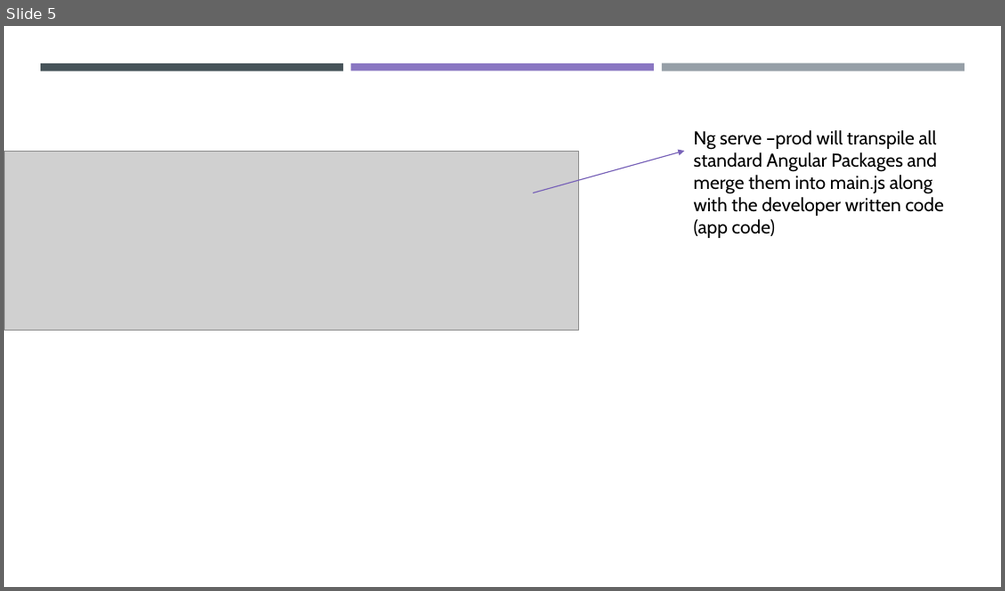
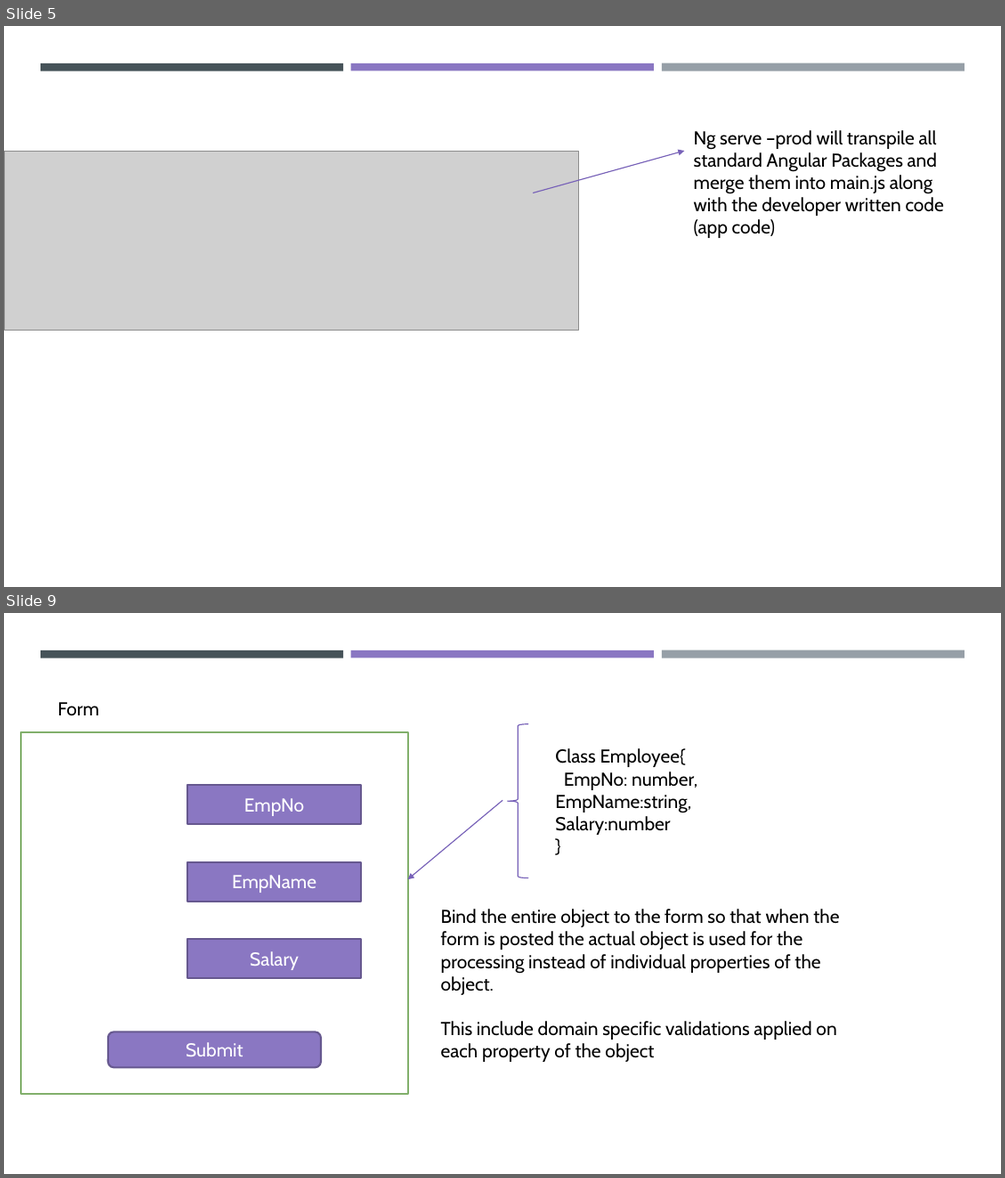
Before and after one commit to maheshsabnis/ngfinastra, a slide deck: Training_Diagrams.pptx. Shown one above the other, each under a label of ours: slide 5 before the commit, slides 5 and 9 after it; the slides between them are not shown. The pictures are 1005x591 and 1005x1178 pixels, drawn with LibreOffice and Linux fonts; fonts in the diff are those of the drawing; grey boxes stand for pictures. Boxes give left, top, right and bottom in pixels: in the first picture for what was removed or moved away, otherwise in the second. Text is boxed around its words. In the diff, an @@ line names an element or a change of style, - is before the commit and + after.

```diff
--- a/Training_Diagrams.pptx
+++ b/Training_Diagrams.pptx
@@ slide 9 added at (4, 613, 1001, 1174), background #FFFFFF; not listed: 3 template elements that a slide beside it also shows @@
@@ text added at (57, 702, 99, 715), 18 pt, text #000000 @@
+Form
@@ rectangle added at (21, 732, 408, 1094), fill #FFFFFF, outline #81AF6B 1.75 pt @@
@@ left brace added at (507, 723, 528, 877), outline #7761B8 1 pt @@
@@ text added at (555, 748, 697, 835), 18 pt, text #000000 @@
+Class Employee{
+EmpNo: number,
+EmpName:string,
+Salary:number
+}
@@ rectangle added at (188, 785, 361, 824), fill #8A77C2, outline #665890 1.75 pt, 18 pt, text #FFFFFF @@
+EmpNo
@@ arrow added from (502, 800) to (408, 879), #7761B8 1 pt @@
@@ rectangle added at (188, 862, 361, 900), fill #8A77C2, outline #665890 1.75 pt, 18 pt, text #FFFFFF @@
+EmpName
@@ text added at (441, 908, 839, 1057), 18 pt, text #000000 @@
+Bind the entire object to the form so that when the form is posted the actual object is used for the processing instead of individual properties of the object.
+This include domain specific validations applied on each property of the object
@@ rectangle added at (188, 938, 361, 977), fill #8A77C2, outline #665890 1.75 pt, 18 pt, text #FFFFFF @@
+Salary
@@ rounded rectangle added at (108, 1032, 321, 1068), fill #8A77C2, outline #665890 1.75 pt, 18 pt, text #FFFFFF @@
+Submit
```
Also in this commit, not shown: 3 other slides added, 9 other files.
